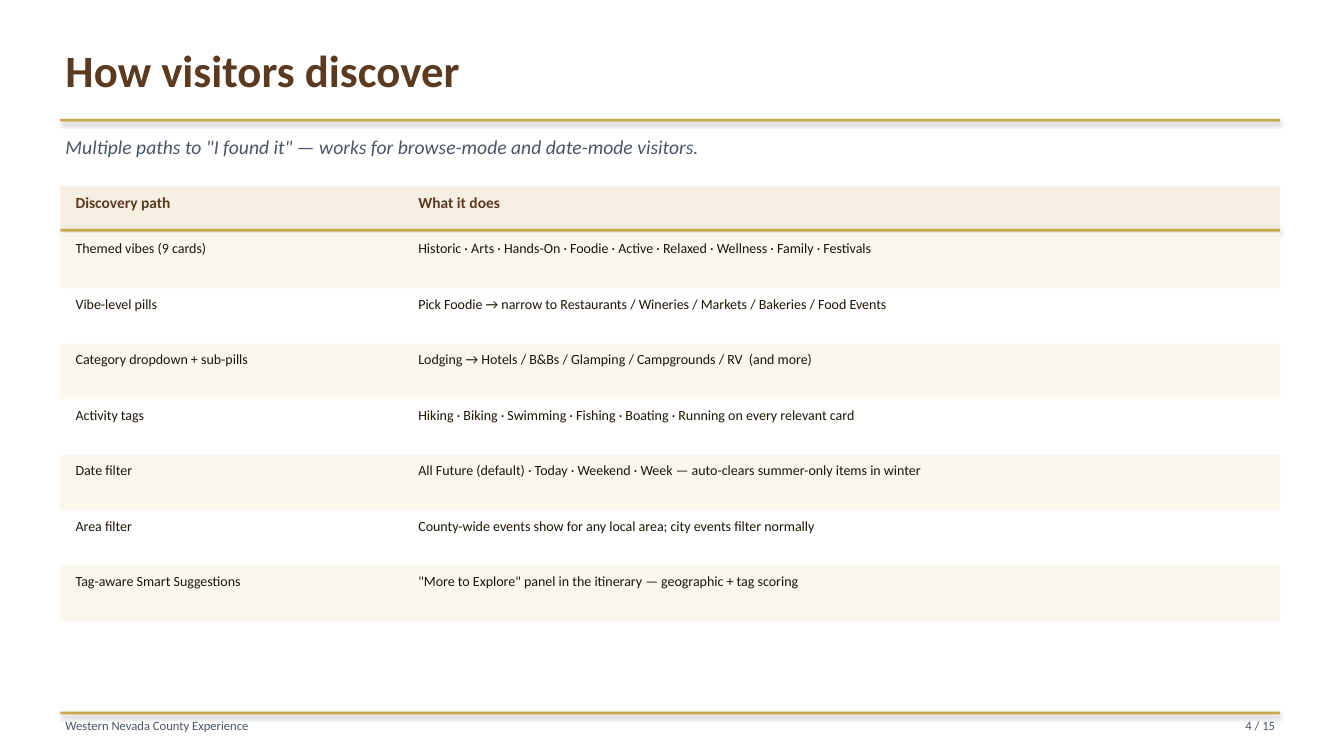
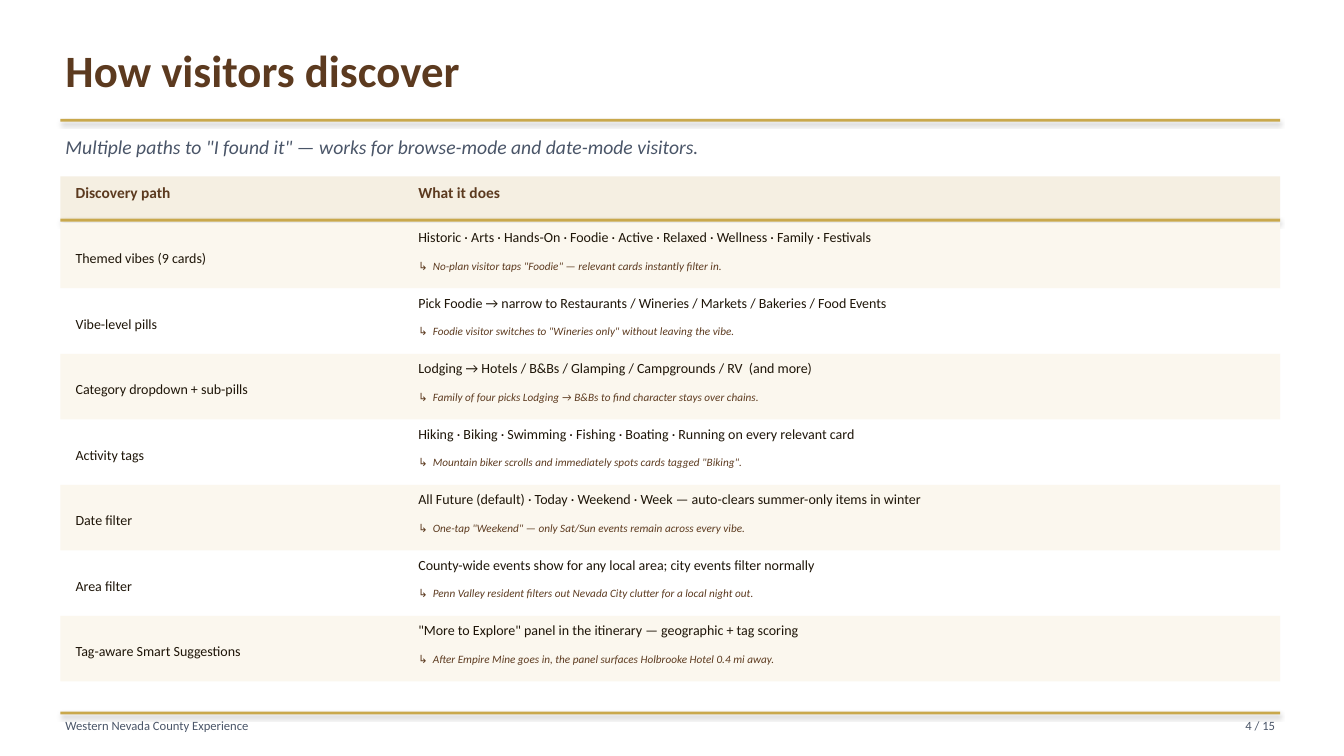
Before and after one commit to liammlrb-eng/nevada-county-experiences, a slide deck: slide 4 of demo_pitch.pptx. Drawn at 1344x756 pixels with LibreOffice and Linux fonts; fonts in the diff are those of the drawing. Boxes give left, top, right and bottom in pixels: in the first picture for what was removed or moved away, otherwise in the second. Text is boxed around its words. In the diff, an @@ line names an element or a change of style, - is before the commit and + after.

```diff
--- a/demo_pitch.pptx
+++ b/demo_pitch.pptx
@@ 2 texts, 2 rectangles: place and size @@
-2 texts, 2 rectangles at box(60, 187, 1280, 232)
+2 texts, 2 rectangles at box(60, 176, 1280, 222)
@@ rectangle: place and size @@
-rectangle at box(60, 233, 1280, 288)
+rectangle at box(60, 223, 1280, 288)
@@ text "Themed vibes (9 cards)": place and size @@
-text "Themed vibes (9 cards)" at box(76, 243, 206, 255)
+text "Themed vibes (9 cards)" at box(76, 253, 206, 265)
@@ text "Historic · Arts · Hands-On ...": place and size @@
-text "Historic · Arts · Hands-On ..." at box(418, 243, 871, 256)
+text "Historic · Arts · Hands-On ..." at box(418, 232, 871, 245)
@@ text added at box(433, 262, 721, 272), 8 pt, text #5C3A1F, italic @@
+↳ No-plan visitor taps "Foodie" — relevant cards instantly filter in.
@@ text added at box(433, 327, 734, 337), 8 pt, text #5C3A1F, italic @@
+↳ Foodie visitor switches to "Wineries only" without leaving the vibe.
@@ rectangle: place and size @@
-rectangle at box(60, 344, 1280, 399)
+rectangle at box(60, 354, 1280, 419)
@@ text "Category dropdown + sub-pills": place and size @@
-text "Category dropdown + sub-pills" at box(76, 354, 248, 367)
+text "Category dropdown + sub-pills" at box(76, 384, 248, 397)
@@ text "Lodging → Hotels / B&Bs ...": place and size @@
-text "Lodging → Hotels / B&Bs ..." at box(418, 354, 812, 367)
+text "Lodging → Hotels / B&Bs ..." at box(418, 363, 812, 376)
@@ text added at box(433, 393, 759, 403), 8 pt, text #5C3A1F, italic @@
+↳ Family of four picks Lodging → B&Bs to find character stays over chains.
@@ text "Activity tags": place and size @@
-text "Activity tags" at box(76, 410, 144, 423)
+text "Activity tags" at box(76, 450, 144, 463)
@@ text "Hiking · Biking · Swimming ...": place and size @@
-text "Hiking · Biking · Swimming ..." at box(418, 410, 855, 423)
+text "Hiking · Biking · Swimming ..." at box(418, 429, 855, 442)
@@ text added at box(433, 458, 742, 468), 8 pt, text #5C3A1F, italic @@
+↳ Mountain biker scrolls and immediately spots cards tagged "Biking".
@@ rectangle: place and size @@
-rectangle at box(60, 455, 1280, 510)
+rectangle at box(60, 485, 1280, 551)
@@ text "Date filter": place and size @@
-text "Date filter" at box(76, 465, 132, 475)
+text "Date filter" at box(76, 515, 132, 525)
@@ text "All Future (default) · Today ...": place and size @@
-text "All Future (default) · Today ..." at box(418, 465, 921, 478)
+text "All Future (default) · Today ..." at box(418, 494, 921, 507)
@@ text added at box(433, 524, 745, 534), 8 pt, text #5C3A1F, italic @@
+↳ One-tap "Weekend" — only Sat/Sun events remain across every vibe.
@@ text "Area filter": place and size @@
-text "Area filter" at box(76, 521, 132, 531)
+text "Area filter" at box(76, 581, 132, 591)
@@ text "County-wide events show for any ...": place and size @@
-text "County-wide events show for any ..." at box(418, 521, 814, 534)
+text "County-wide events show for any ..." at box(418, 560, 814, 573)
@@ text added at box(433, 589, 753, 599), 8 pt, text #5C3A1F, italic @@
+↳ Penn Valley resident filters out Nevada City clutter for a local night out.
@@ rectangle: place and size @@
-rectangle at box(60, 566, 1280, 621)
+rectangle at box(60, 616, 1280, 682)
@@ vertical alignment top to middle in 7 elements at box(76, 253, 206, 265), box(76, 319, 157, 332), box(76, 384, 248, 397), box(76, 450, 144, 463), box(76, 515, 132, 525), box(76, 581, 132, 591), box(76, 646, 241, 659) @@
@@ text "Tag-aware Smart Suggestions": place and size @@
-text "Tag-aware Smart Suggestions" at box(76, 576, 241, 589)
+text "Tag-aware Smart Suggestions" at box(76, 646, 241, 659)
@@ text ""More to Explore" panel in ...": place and size @@
-text ""More to Explore" panel in ..." at box(418, 576, 799, 589)
+text ""More to Explore" panel in ..." at box(418, 625, 799, 638)
@@ text added at box(433, 655, 774, 665), 8 pt, text #5C3A1F, italic @@
+↳ After Empire Mine goes in, the panel surfaces Holbrooke Hotel 0.4 mi away.
```
Also in this commit, not shown: 6 other slides changed, 1 other file.
